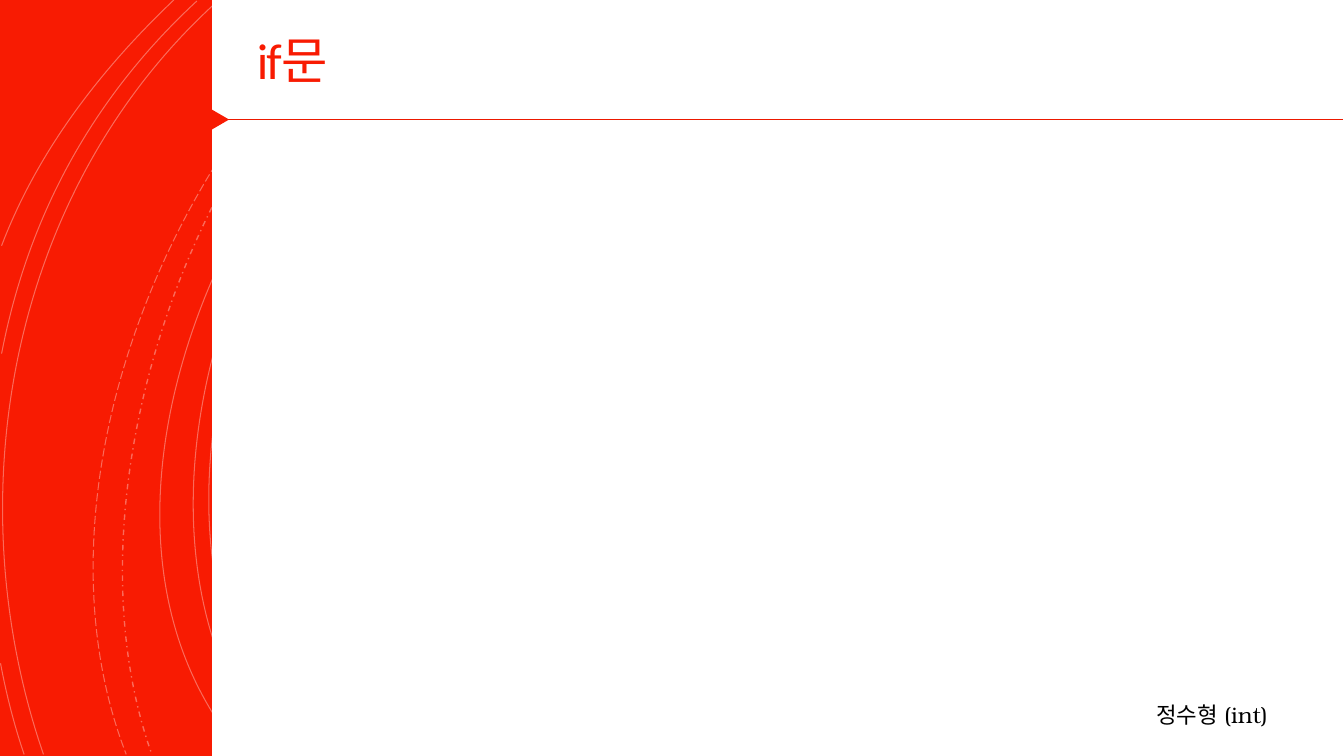
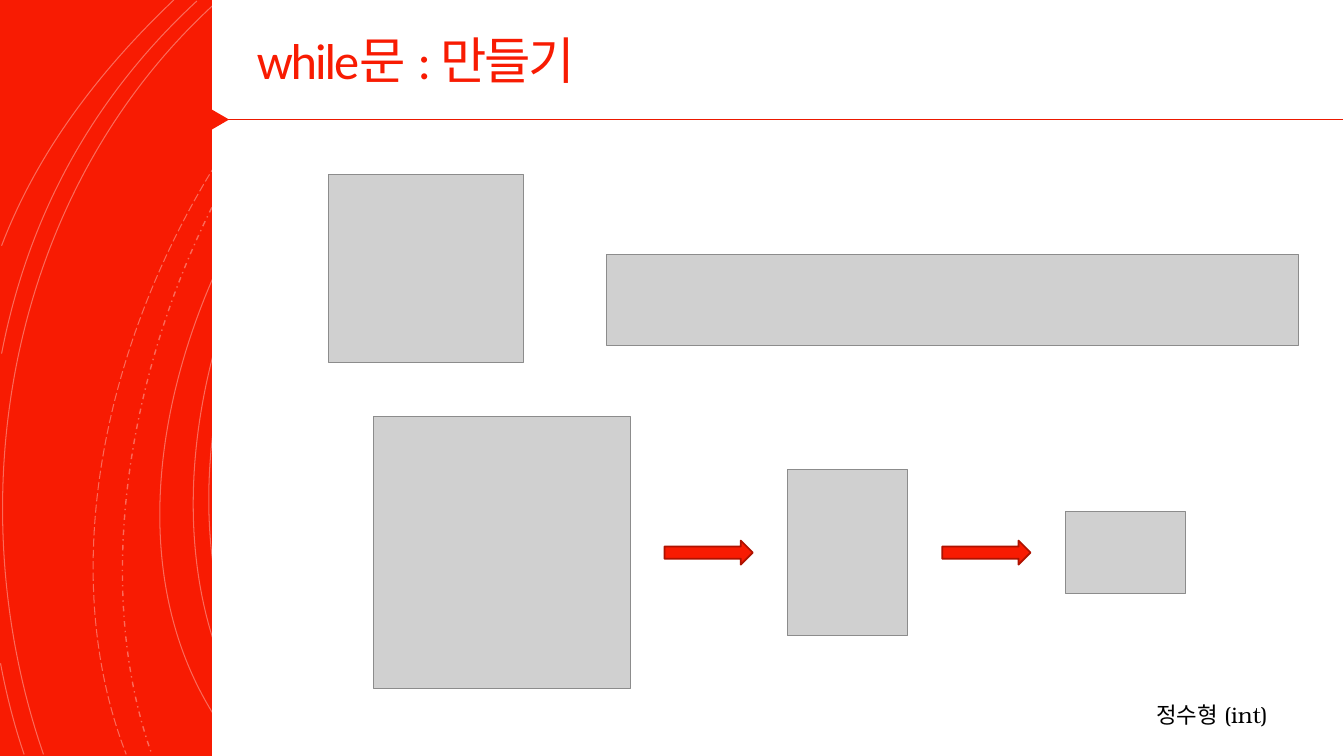
Before and after one commit to Valentine117/python_basic_class, a slide deck: slide 15 of 03장 프로그램의 구조를 쌓는다_제어문.pptx (slide 11 before the commit). Drawn at 1344x756 pixels with LibreOffice and Linux fonts; fonts in the diff are those of the drawing; grey boxes stand for pictures. Boxes give left, top, right and bottom in pixels: in the first picture for what was removed or moved away, otherwise in the second. Text is boxed around its words. In the diff, an @@ line names an element or a change of style, - is before the commit and + after.

Commit message:
while 만들다 맒

```diff
--- a/03장 프로그램의 구조를 쌓는다_제어문.pptx
+++ b/03장 프로그램의 구조를 쌓는다_제어문.pptx
@@ title at (257,37,575,83): text changed @@
-if문
+while문 : 만들기
@@ picture added at (329,174,524,362) @@
@@ picture added at (607,254,1300,345) @@
@@ picture added at (374,416,630,690) @@
@@ picture added at (787,470,908,636) @@
@@ picture added at (1066,512,1186,594) @@
@@ right arrow added at (664,540,753,565), fill #F81B02, outline #AF1301 1.25 pt @@
@@ right arrow added at (943,540,1031,565), fill #F81B02, outline #AF1301 1.25 pt @@
```
Also in this commit, not shown: 9 other slides changed, 1 slide added.
